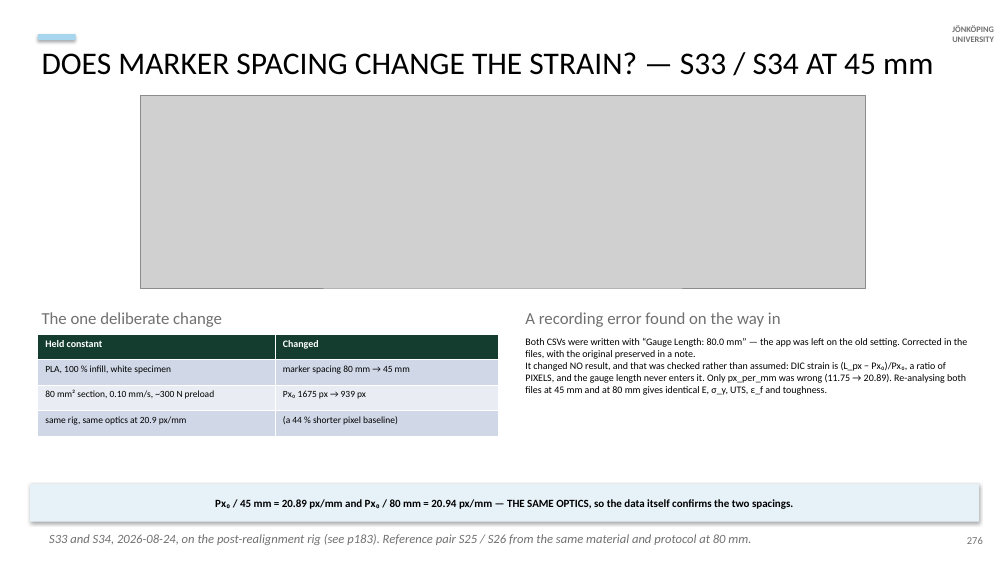
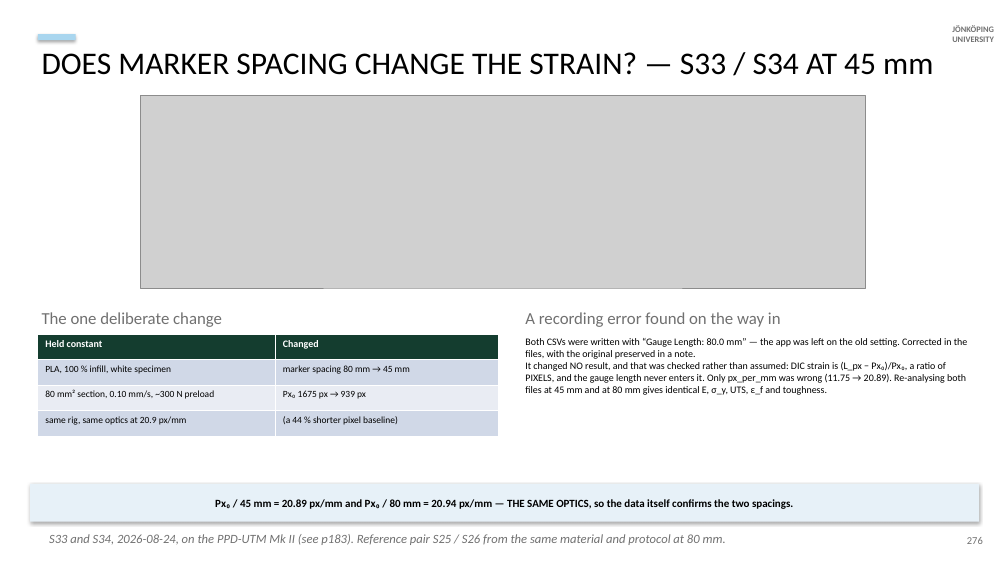
Before and after one commit to AdithyaSivakumar-3/UTM, a slide deck: slide 136 of documentation/decks/V6a_8_6_20_slides.pptx. Drawn at 1008x567 pixels with LibreOffice and Linux fonts; fonts in the diff are those of the drawing; grey boxes stand for pictures. Boxes give left, top, right and bottom in pixels: in the first picture for what was removed or moved away, otherwise in the second. Text is boxed around its words. In the diff, an @@ line names an element or a change of style, - is before the commit and + after.

```diff
--- a/documentation/decks/V6a_8_6_20_slides.pptx
+++ b/documentation/decks/V6a_8_6_20_slides.pptx
@@ text at (49, 534, 726, 545): text changed @@
-S33 and S34, 2026-08-24, on the post-realignment rig (see p183). Reference pair S25 / S26 from the same material and protocol at 80 mm.
+S33 and S34, 2026-08-24, on the PPD-UTM Mk II (see p183). Reference pair S25 / S26 from the same material and protocol at 80 mm.
```
Also in this commit, not shown: 3 other slides changed, 6 other files.
